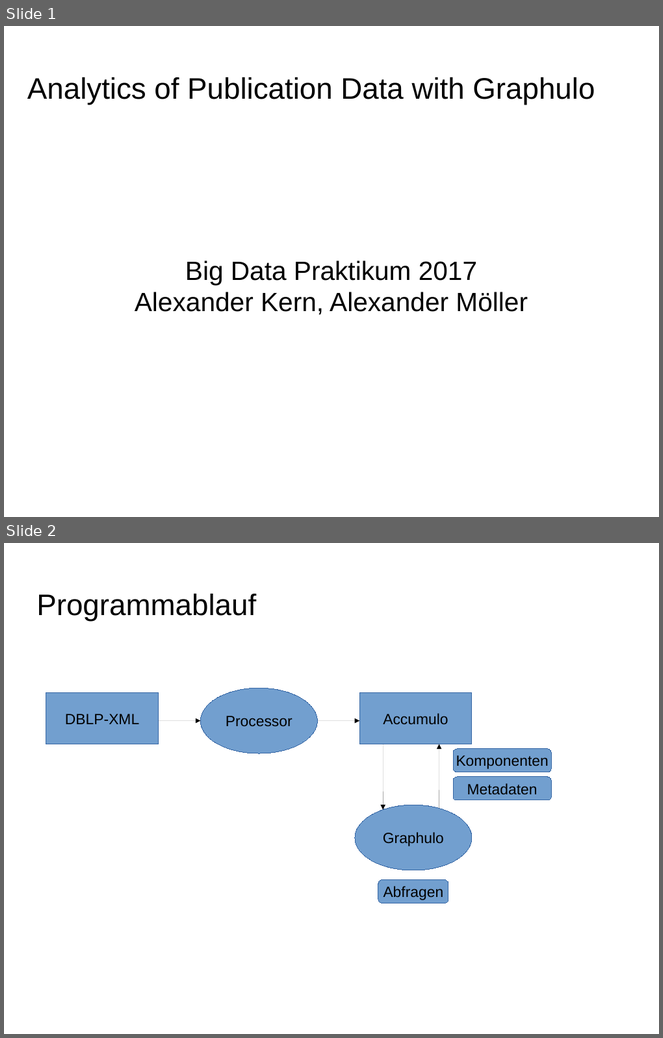
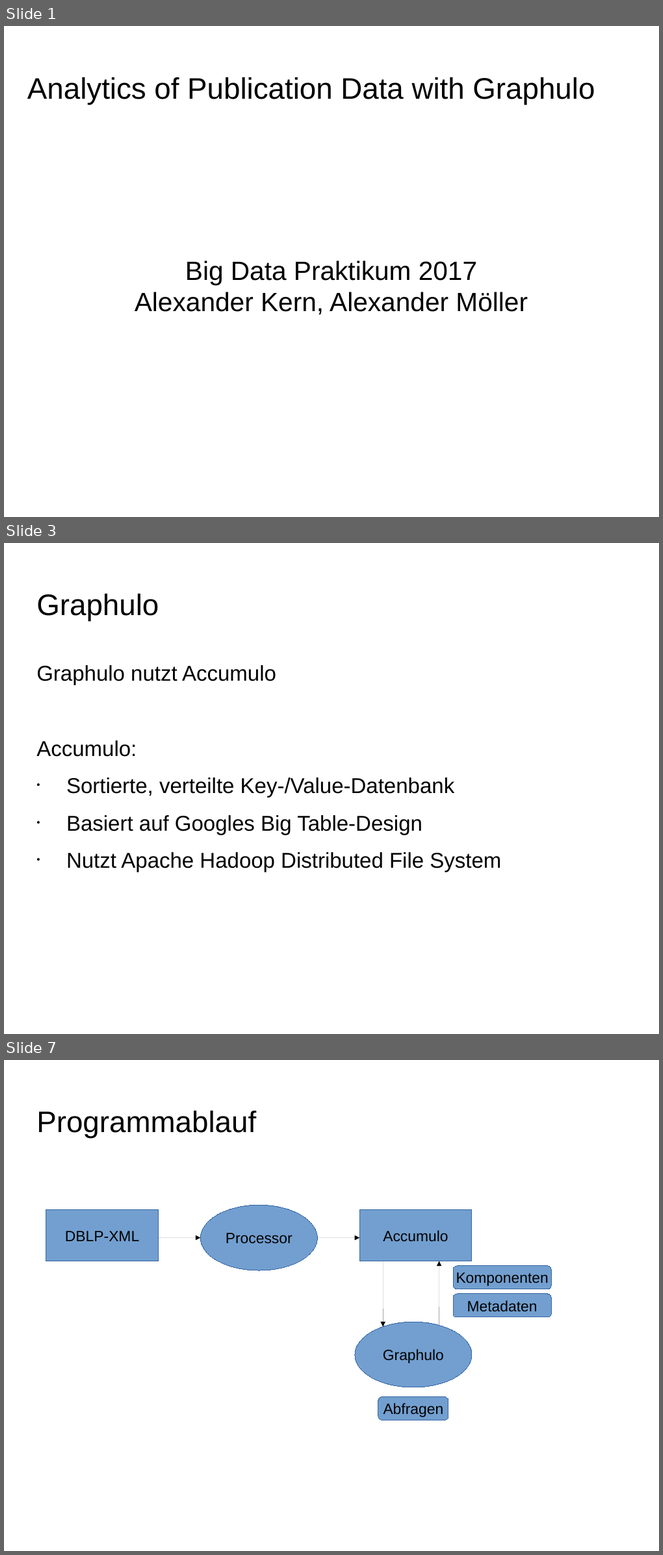
Before and after one commit to ScaDS/dblp-graphulo, a slide deck: doc/testat2.odp. Shown one above the other, each under a label of ours: slides 1 and 2 before the commit, slides 1, 3 and 7 after it; the slides between them are not shown. The pictures are 663x1038 and 663x1555 pixels, drawn with LibreOffice and Linux fonts; fonts in the diff are those of the drawing; background and template pictures are left out. Boxes give left, top, right and bottom in pixels: in the first picture for what was removed or moved away, otherwise in the second. Text is boxed around its words. In the diff, an @@ line names an element or a change of style, - is before the commit and + after.

```diff
--- a/doc/testat2.odp
+++ b/doc/testat2.odp
@@ slide 3 added at (x1=4, y1=543, x2=659, y2=1034), background picture (left out) @@
@@ text added at (x1=36, y1=594, x2=159, y2=621), 36 pt, text #000000 @@
+Graphulo
@@ text added at (x1=36, y1=665, x2=501, y2=873), 26 pt, text #000000 @@
+Graphulo nutzt Accumulo
+Accumulo:
+• Sortierte, verteilte Key-/Value-Datenbank
+• Basiert auf Googles Big Table-Design
+• Nutzt Apache Hadoop Distributed File System
@@ what was slide 2 is now slide 7 @@
```
Also in this commit, not shown: 1 slide changed, 4 other slides added.
